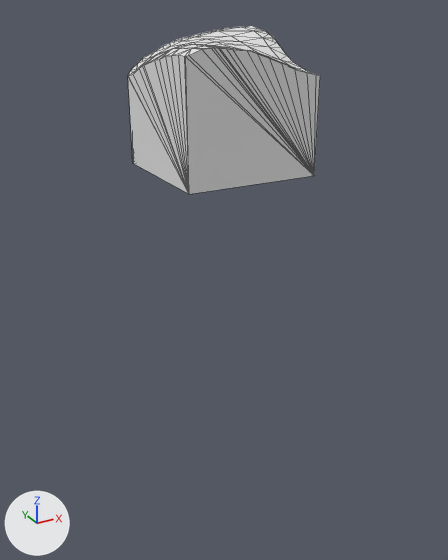
A saved change to the glTF model assets/terrain/surface_pieces/surf_1_10.glb.
Camera for both pictures: a 50 mm lens placed at (-113.45, 37.29, -14.45), pointed at (-102.28, 57.6, -24.61). The lights are fixed; the arrows at lower left show +X, +Y and +Z. The first picture is the older version. Mesh edges are drawn as thin lines. Where no turn or scale is listed for an object, it has been applied to the vertices.

In view in the first picture: 'geometry_0'.
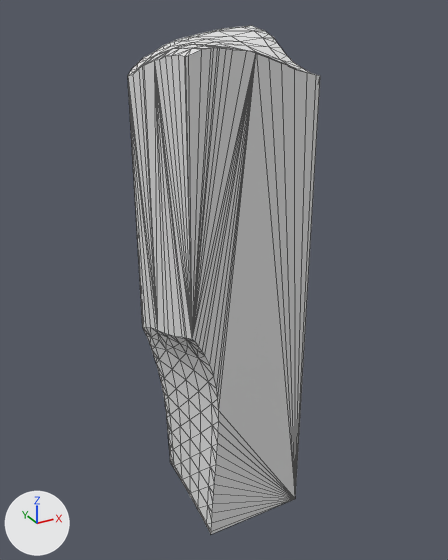
Boxes [x1, y1, x2, y2] around the edits, measured in the pictures (448 x 560 px):
'geometry_0', reshaped (201% taller): before [128, 26, 320, 194]; after [128, 26, 320, 534]
part 1 of me_geometry_0, built on: before [128, 48, 320, 194]; after [128, 48, 320, 534]

Patch to the scene script:
```diff
--- a/assets/terrain/surface_pieces/surf_1_10.glb.py
+++ b/assets/terrain/surface_pieces/surf_1_10.glb.py
@@ me_geometry_0 @@
 # used by ob_geometry_0; location = (0.0, 0.0, 0.0)
-me_geometry_0.from_pydata(...)  # 98 vertices, 192 faces; spans x -105.0..-100.0, y 55.0..60.0, z -20.0..-15.09
+me_geometry_0.from_pydata(...)  # 212 vertices, 420 faces; spans x -105.0..-100.0, y 55.0..60.0, z -35.0..-15.09
+# me_geometry_0 part 1
+# 4 vertices are removed from x -105.0..-100.0, y 55.0..60.0, z -20.0
+# 62 faces are deleted
+# 118 vertices are added at x -105.0..-100.0, y 55.0..60.0, z -35.0..-25.35
+# 290 new faces join them
```
